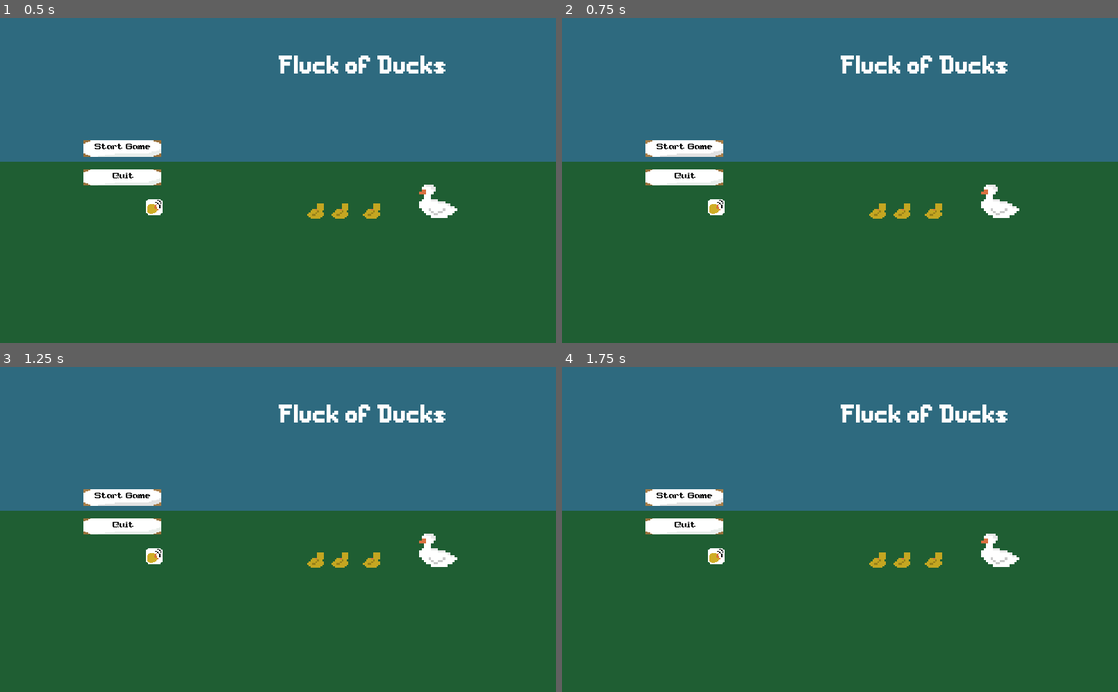
Above: before the commit, frames 1-4 (two rows, left to right).
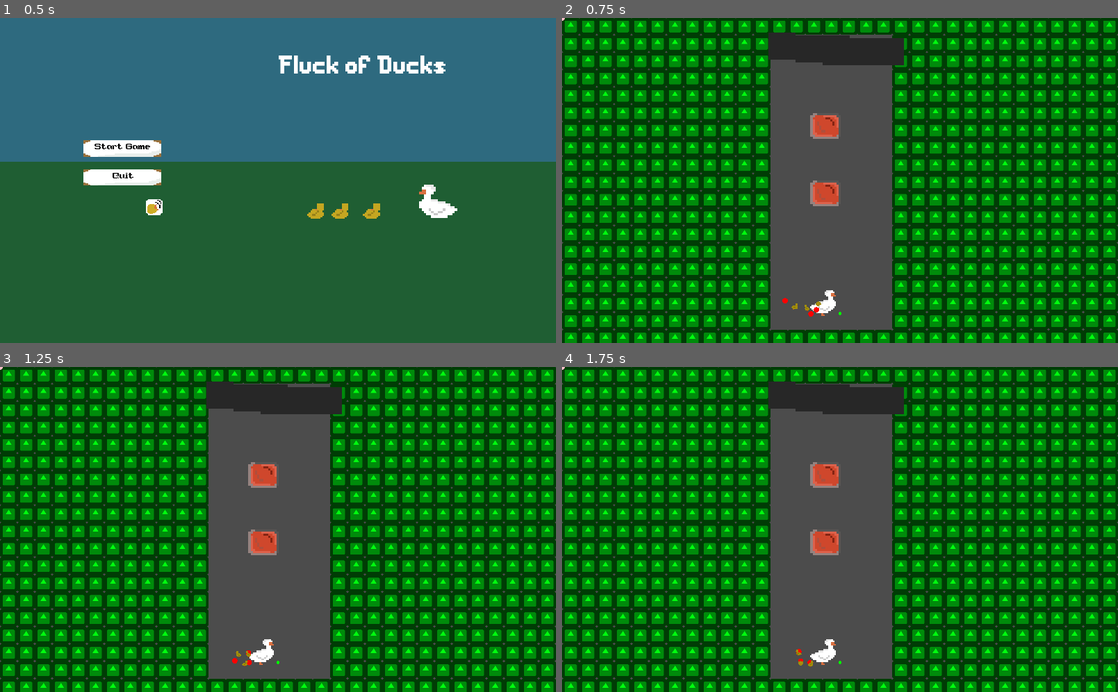
Above: after the commit, the same moments.

Repository: Cartogy/GWJ24
Game: Godot game, scene res://UI/MainMenu/MainMenu.tscn
Two runs of this game, one before a commit and one after it. Both use one fixed random seed, a clock stepped at 60 frames per second and the inputs below. Before the commit the project has no main scene; this scene is started directly in both runs. The engine's default icon, where the game draws it, is replaced by a stand-in: a white triangle on a blue panel in a dark square.
Inputs (mouse positions are in pixels of both pictures, inside the frame that each line leads up to):
- Up to frame 1 (0.5 s): no input
- Up to frame 2 (0.75 s): click "Start Game" at 0.5 s
- Up to frame 3 (1.25 s): no input
- Up to frame 4 (1.75 s): click (684, 497) at 1.25 s, where only the run before the commit has a clickable "Start Game"

Frame 1 is identical in both runs. In frame 2, 100% of the frame differs, in the area x 0-100%, y 0-100%; in frame 3, 100%; in frame 4, 100%.

Commit message:
Finished integrating UI to levels

Diff:
--- /dev/null
+++ b/MainScene.tscn
@@ -0,0 +1,7 @@
+[gd_scene load_steps=2 format=2]
+
+[ext_resource path="res://UI/MainMenu/MainMenu.tscn" type="PackedScene" id=1]
+
+[node name="MainScene" type="Node"]
+
+[node name="Control" parent="." instance=ExtResource( 1 )]
--- a/UI/Buttons/quit_button.gd
+++ b/UI/Buttons/quit_button.gd
@@ -8,9 +8,7 @@
 
 # Called when the node enters the scene tree for the first time.
 func _ready():
-	pass # Replace with function body.
+	self.connect("pressed", self, "quit")
 
-
-# Called every frame. 'delta' is the elapsed time since the previous frame.
-#func _process(delta):
-#	pass
+func quit():
+	get_tree().quit()
--- /dev/null
+++ b/UI/Buttons/start_game_button.gd
@@ -0,0 +1,9 @@
+extends Node
+
+
+export (String, FILE, "*.tscn") var begin_scene
+func _ready():
+	self.connect("pressed", self, "start_game")
+
+func start_game():
+	get_tree().change_scene(begin_scene)
--- a/UI/MainMenu/MainMenu.tscn
+++ b/UI/MainMenu/MainMenu.tscn
@@ -1,8 +1,10 @@
-[gd_scene load_steps=9 format=2]
+[gd_scene load_steps=11 format=2]
 
 [ext_resource path="res://icon.png" type="Texture" id=1]
 [ext_resource path="res://Fonts/messe_dusseldorf/MesseDuesseldorf-O1d3.ttf" type="DynamicFontData" id=2]
 [ext_resource path="res://UI/MainMenu/Background.tscn" type="PackedScene" id=3]
+[ext_resource path="res://UI/Buttons/quit_button.gd" type="Script" id=4]
+[ext_resource path="res://UI/Buttons/start_game_button.gd" type="Script" id=5]
 [ext_resource path="res://UI/Buttons/MuteOffButton.tscn" type="PackedScene" id=6]
 [ext_resource path="res://UI/Buttons/mute_manager.gd" type="Script" id=7]
 [ext_resource path="res://UI/Buttons/MainButton.tscn" type="PackedScene" id=8]
@@ -102,13 +104,16 @@
 size_flags_vertical = 3
 custom_constants/separation = 23
 
-[node name="TextureButton2" parent="MarginContainer/VBoxContainer/HBoxContainer/MarginContainer/MarginContainer/HBoxContainer/VBoxContainer" instance=ExtResource( 8 )]
+[node name="Start" parent="MarginContainer/VBoxContainer/HBoxContainer/MarginContainer/MarginContainer/HBoxContainer/VBoxContainer" instance=ExtResource( 8 )]
+script = ExtResource( 5 )
+begin_scene = "res://Scenes/GameManager/GameManager.tscn"
 
-[node name="TextureButton3" parent="MarginContainer/VBoxContainer/HBoxContainer/MarginContainer/MarginContainer/HBoxContainer/VBoxContainer" instance=ExtResource( 8 )]
+[node name="Quit" parent="MarginContainer/VBoxContainer/HBoxContainer/MarginContainer/MarginContainer/HBoxContainer/VBoxContainer" instance=ExtResource( 8 )]
 margin_top = 53.0
 margin_bottom = 83.0
+script = ExtResource( 4 )
 
-[node name="Label" parent="MarginContainer/VBoxContainer/HBoxContainer/MarginContainer/MarginContainer/HBoxContainer/VBoxContainer/TextureButton3" index="0"]
+[node name="Label" parent="MarginContainer/VBoxContainer/HBoxContainer/MarginContainer/MarginContainer/HBoxContainer/VBoxContainer/Quit" index="0"]
 text = "Quit"
 
 [node name="HBoxContainer" type="HBoxContainer" parent="MarginContainer/VBoxContainer/HBoxContainer/MarginContainer/MarginContainer/HBoxContainer/VBoxContainer"]
@@ -160,6 +165,4 @@
 margin_bottom = 0.0
 size_flags_stretch_ratio = 0.0
 
-[editable path="MarginContainer/VBoxContainer/HBoxContainer/MarginContainer/MarginContainer/HBoxContainer/VBoxContainer/TextureButton2"]
-
-[editable path="MarginContainer/VBoxContainer/HBoxContainer/MarginContainer/MarginContainer/HBoxContainer/VBoxContainer/TextureButton3"]
+[editable path="MarginContainer/VBoxContainer/HBoxContainer/MarginContainer/MarginContainer/HBoxContainer/VBoxContainer/Quit"]
--- a/project.godot
+++ b/project.godot
@@ -81,6 +81,7 @@
 [application]
 
 config/name="Gwj 24"
+run/main_scene="res://MainScene.tscn"
 config/icon="res://icon.png"
 
 [autoload]
